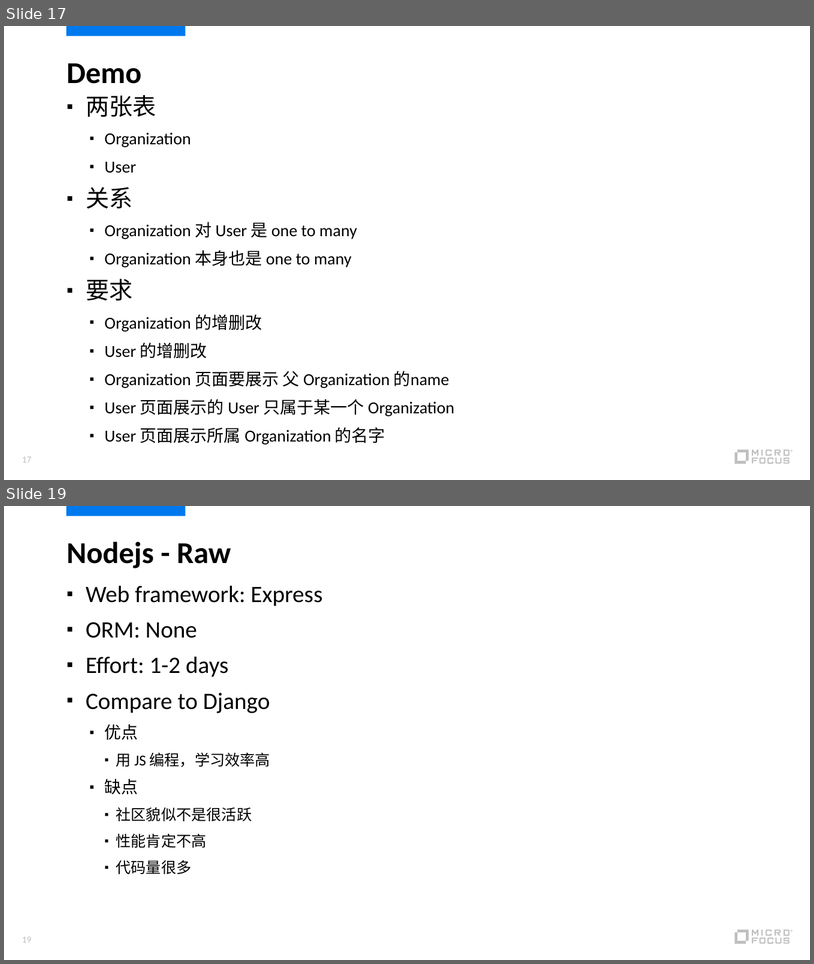
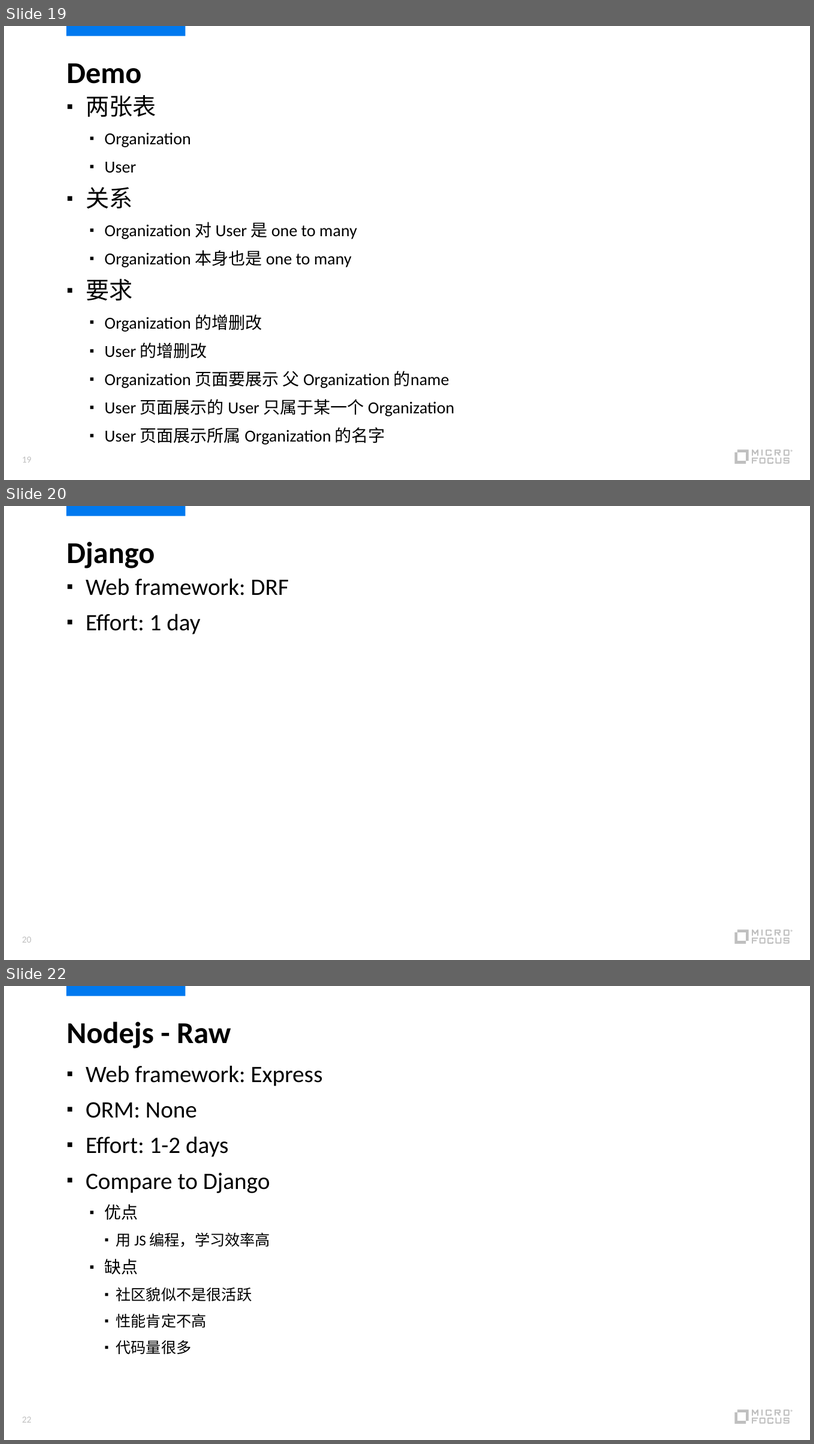
Before and after one commit to qiaoxun/django-springboot-compare, a slide deck: Django1.pptx. Shown one above the other, each under a label of ours: slides 17 and 19 before the commit, slides 19, 20 and 22 after it; the slides between them are not shown. The pictures are 814x964 and 814x1444 pixels, drawn with LibreOffice and Linux fonts; fonts in the diff are those of the drawing. Boxes give left, top, right and bottom in pixels: in the first picture for what was removed or moved away, otherwise in the second. Text is boxed around its words. In the diff, an @@ line names an element or a change of style, - is before the commit and + after.

```diff
--- a/Django1.pptx
+++ b/Django1.pptx
@@ slide 20 added at (4,506,810,960), background #FFFFFF; not listed: 14 template elements that a slide beside it also shows @@
@@ title added at (66,541,155,568), 36 pt, text #000000, bold @@
+Django
@@ text added at (86,578,288,634), 28 pt, text #000000 @@
+▪ Web framework: DRF
+▪ Effort: 1 day
@@ page number added at (22,936,32,942), 11 pt, text #BFBFBF @@
+20
@@ what was slide 17 is now slide 19 @@
@@ what was slide 19 is now slide 22 @@
@@ page number at (22,1416,32,1422): text changed @@
-19
+22
```
Also in this commit, not shown: 5 slides changed, 3 other slides added, 1 slide removed, 1 other file.
